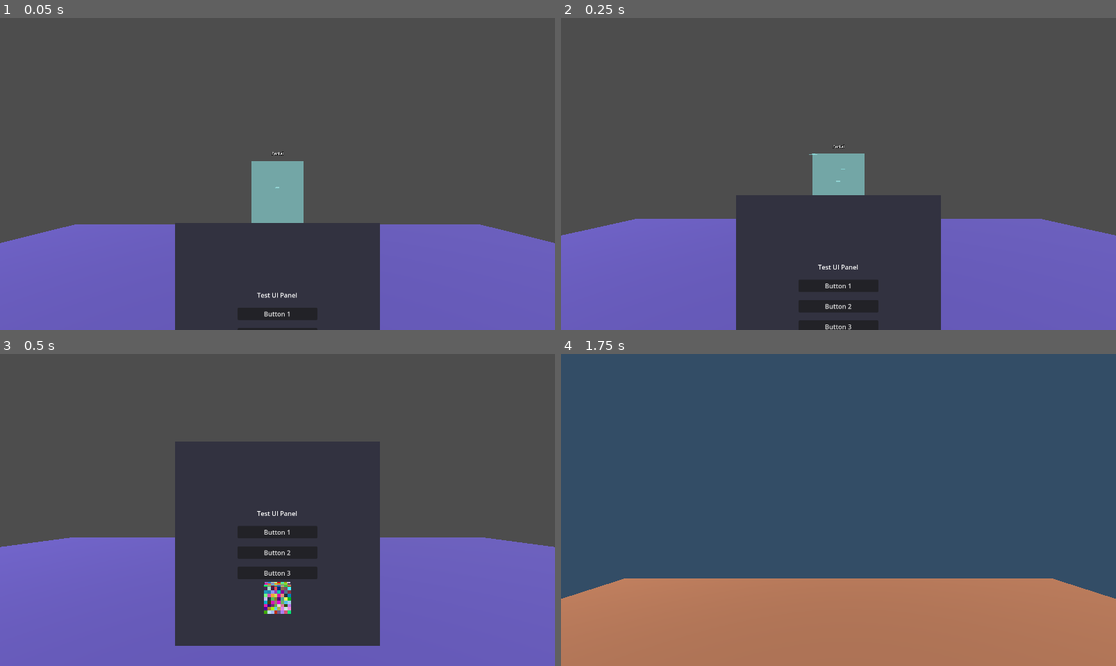
Above: before the commit, frames 1-4 (two rows, left to right).
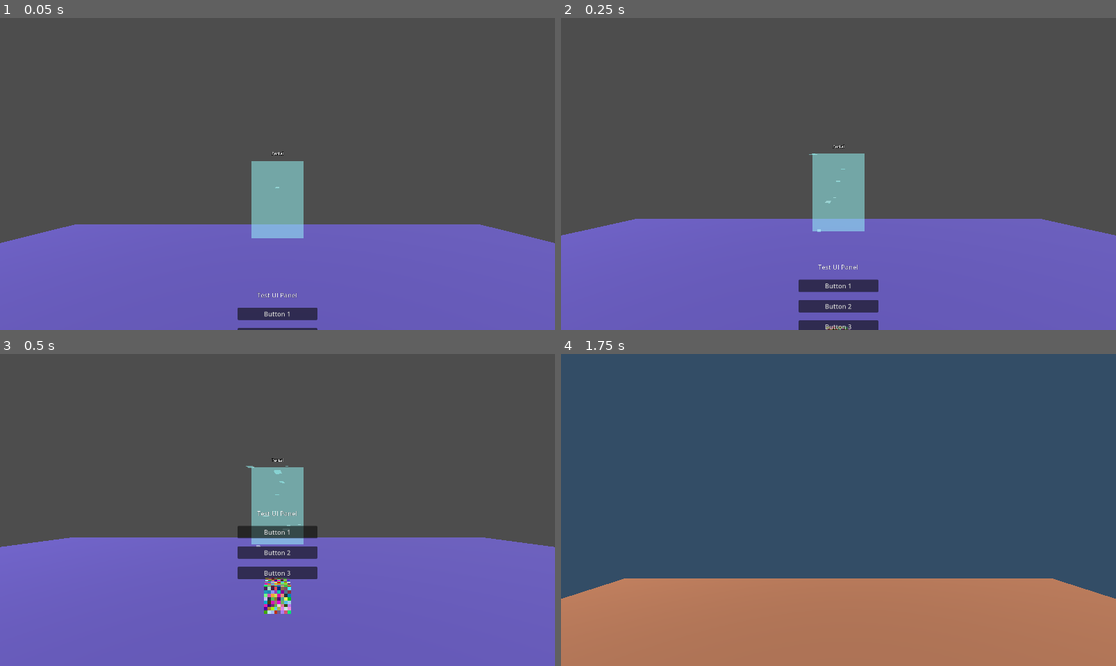
Above: after the commit, the same moments.

Repository: jvastola/GodotPhysicsRig
Game: Godot game, scene res://MainScene.tscn
Two runs of this game, one before a commit and one after it. Both use one fixed random seed, a clock stepped at 60 frames per second and the inputs below.
Inputs (mouse positions are in pixels of both pictures, inside the frame that each line leads up to):
- Up to frame 1 (0.05 s): no input
- Up to frame 2 (0.25 s): no input
- Up to frame 3 (0.5 s): no input
- Up to frame 4 (1.75 s): move the mouse to (866, 510) at 0.52 s; hold Shift (sprint) 0.53-1.28 s; hold W (move_forward) from 0.53 s (still down); click (866, 510) at 0.67 s; tap Space (jump) at 0.77, 1.52 s; move the mouse to (810, 510) at 1.27 s; tap Shift (sprint) at 1.35 s

The runs differ from the first frame. In frame 1, 13% of the frame differs, in the area x 31-69%, y 65-100%; in frame 2, 16%; in frame 3, 23%, in the area x 31-69%, y 28-94%; in frame 4, nothing differs.

Commit message:
Update UIPanel color transparency and enable transparent background for viewport

Diff:
--- a/UIPanel.tscn
+++ b/UIPanel.tscn
@@ -15,7 +15,7 @@
 anchor_bottom = 1.0
 grow_horizontal = 2
 grow_vertical = 2
-color = Color(0.2, 0.2, 0.25, 1)
+color = Color(0.2, 0.2, 0.25, 0)
 
 [node name="VBoxContainer" type="VBoxContainer" parent="."]
 layout_mode = 1
--- a/ui_viewport_3d.gd
+++ b/ui_viewport_3d.gd
@@ -23,7 +23,7 @@
 	if viewport:
 		viewport.size = Vector2i(int(ui_size.x), int(ui_size.y))
 		viewport.render_target_update_mode = SubViewport.UPDATE_ALWAYS
-		viewport.transparent_bg = false
+		viewport.transparent_bg = true
 		viewport.gui_embed_subwindows = false
 
 		# Connect button signals for debug output
